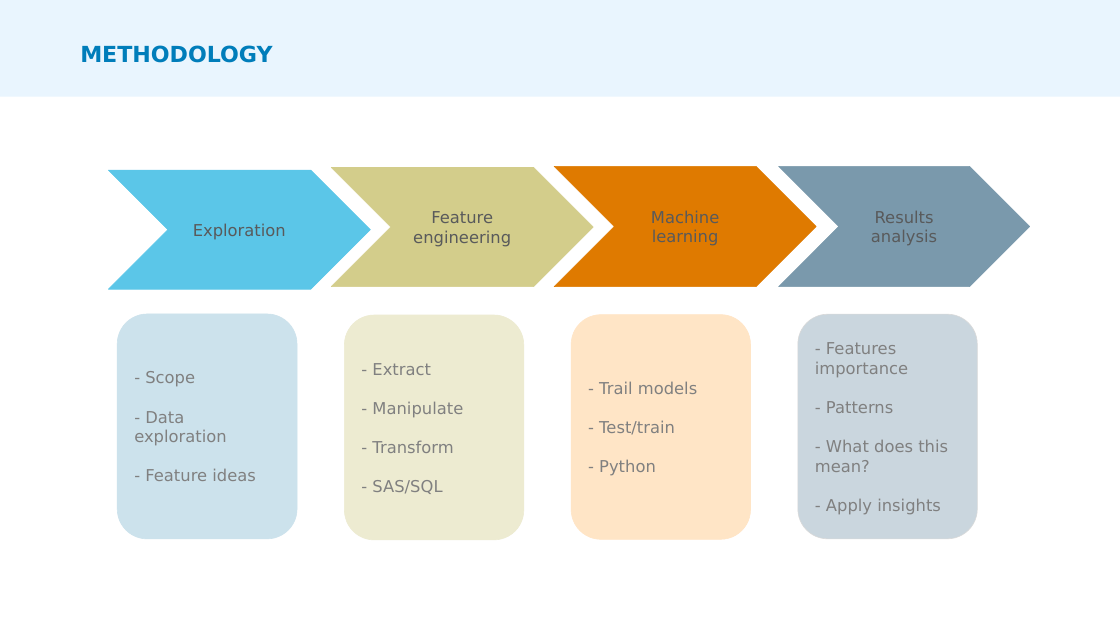
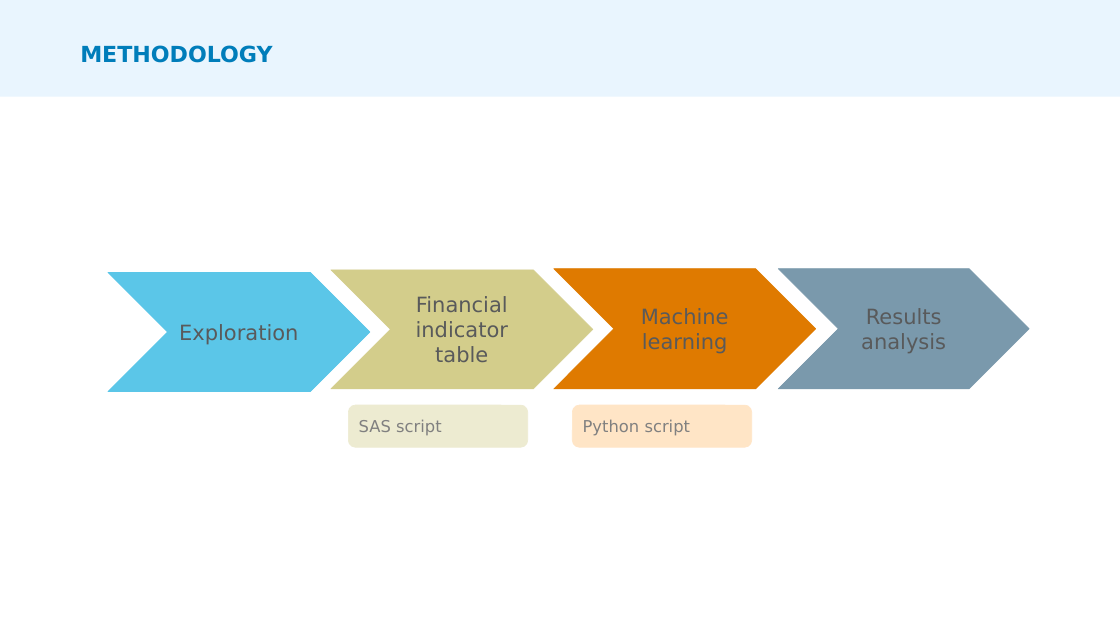
Before and after one commit to allyhassell/data-wrangling_assignment, a slide deck: slide 7 of ANZ Presentation.pptx (slide 8 before the commit). Drawn at 1120x630 pixels with LibreOffice and Linux fonts; fonts in the diff are those of the drawing. Boxes give left, top, right and bottom in pixels: in the first picture for what was removed or moved away, otherwise in the second. Text is boxed around its words. In the diff, an @@ line names an element or a change of style, - is before the commit and + after.

```diff
--- a/ANZ Presentation.pptx
+++ b/ANZ Presentation.pptx
@@ size 14 to 18 pt in 3 elements at (108,272,371,392), (779,269,1030,389), (554,269,816,389) @@
@@ chevron "Exploration": place and size @@
-chevron "Exploration" at (108,171,371,290)
+chevron "Exploration" at (108,272,371,392)
@@ 3 chevrons: place and size @@
-3 chevrons at (331,166,1030,287)
+3 chevrons at (331,269,1030,389)
@@ text in chevron at (416,296,508,362): text changed; size 14 to 18 pt @@
-Feature engineering
+Financial indicator table
@@ rounded rectangle removed at (118,314,297,539) @@
-- Scope
-- Data exploration
-- Feature ideas
@@ rounded rectangle removed at (344,315,524,540) @@
-- Extract
-- Manipulate
-- Transform
-- SAS/SQL
@@ rounded rectangle removed at (571,315,751,539) @@
-- Trail models
-- Test/train
-- Python
@@ rounded rectangle removed at (798,314,978,539) @@
-- Features importance
-- Patterns
-- What does this mean?
-- Apply insights
@@ rounded rectangle added at (349,405,528,447), fill #EDEBD1, outline #EDEBD1 0.5 pt, 14 pt, text #808080 @@
+SAS script
@@ rounded rectangle added at (572,405,752,447), fill #FFE5C6, outline #FFE5C6 0.5 pt, 14 pt, text #808080 @@
+Python script
```
Also in this commit, not shown: 11 other slides changed, 1 slide removed.
